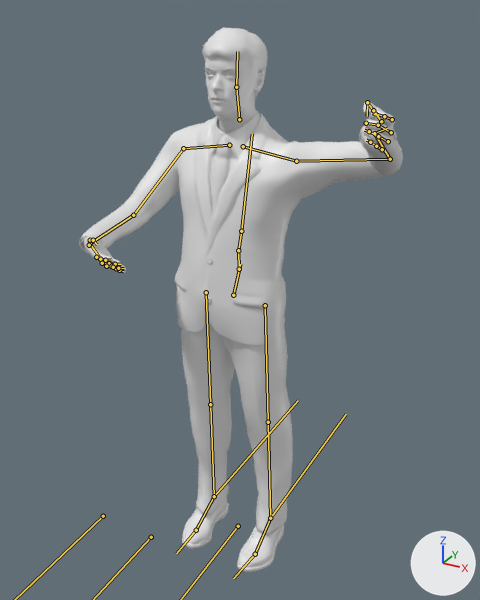
The FBX model Assets/Models/guy.fbx as it was, and as the next commit left it.
The view is the same before and after, from a camera (50 mm lens) standing at (10.7, 1.63, 20.45) and looking at (0.82, 19.59, 11.47). Every picture has the same lights, and +X, +Y and +Z are marked at lower right. Both versions are drawn at the pose saved in each file; the numbers are the values there. The bones that bend it are drawn over the model as lines.

Objects in the first picture: 'Guy:Male_elegantsuit01', 'Guy:Male_generic', 'Guy:Shoes03', 'Guy:Short02'.
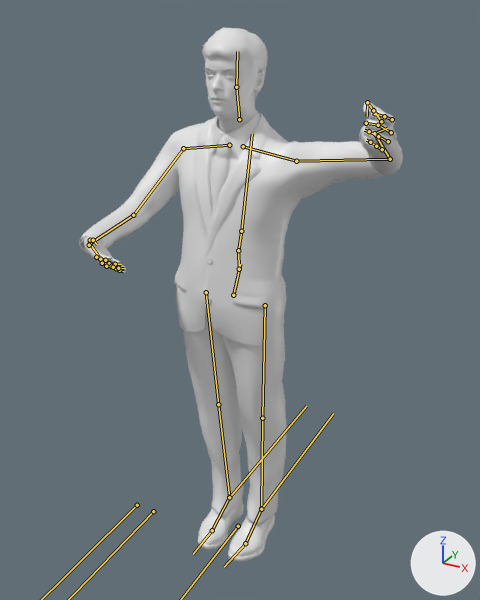
What changed in the scene script:
```text
Change bone_thigh_l:
    where bone_thigh_l = bpy.data.objects['Guy'].pose.bones['thigh_l']  # child of 'pelvis'
    bone_thigh_l.rotation_quaternion: (0.994, 0.107, 0.019, -0.012) -> (0.991, 0.132, 0.035, 0.011)  # degrees (12, 2, -1) -> degrees (15, 4, 2)
Change bone_foot_l:
    where bone_foot_l = bpy.data.objects['Guy'].pose.bones['foot_l']  # child of 'calf_l'
    bone_foot_l.rotation_quaternion: (0.999, -0.002, 0.028, -0.031) -> (0.997, -0.014, 0.048, -0.062)  # degrees (0, 3, -4) -> degrees (-2, 5, -7)
Change bone_thigh_r:
    where bone_thigh_r = bpy.data.objects['Guy'].pose.bones['thigh_r']  # child of 'pelvis'
    bone_thigh_r.rotation_quaternion: (0.994, 0.107, -0.034, 0.012) -> (0.991, 0.132, -0.036, -0.012)  # degrees (12, -4, 1) -> degrees (15, -4, -2)
```

What differs and where, as boxes (x1, y1, x2, y2) in the pictures (480 x 600 px):
'Guy:Male_elegantsuit01', posed: before (79, 110, 403, 535); after (79, 110, 403, 525)
'Guy:Shoes03', posed (24% narrower, 15% shorter): before (182, 498, 284, 572); after (198, 499, 275, 562)
bone 'thigh_l', root to tip: before (265, 305) to (268, 422); after (265, 305) to (262, 418)
bone 'foot_l', root to tip: before (270, 518) to (255, 554); after (261, 508) to (245, 543)
bone 'thigh_r', root to tip: before (206, 292) to (210, 404); after (206, 292) to (218, 404)
